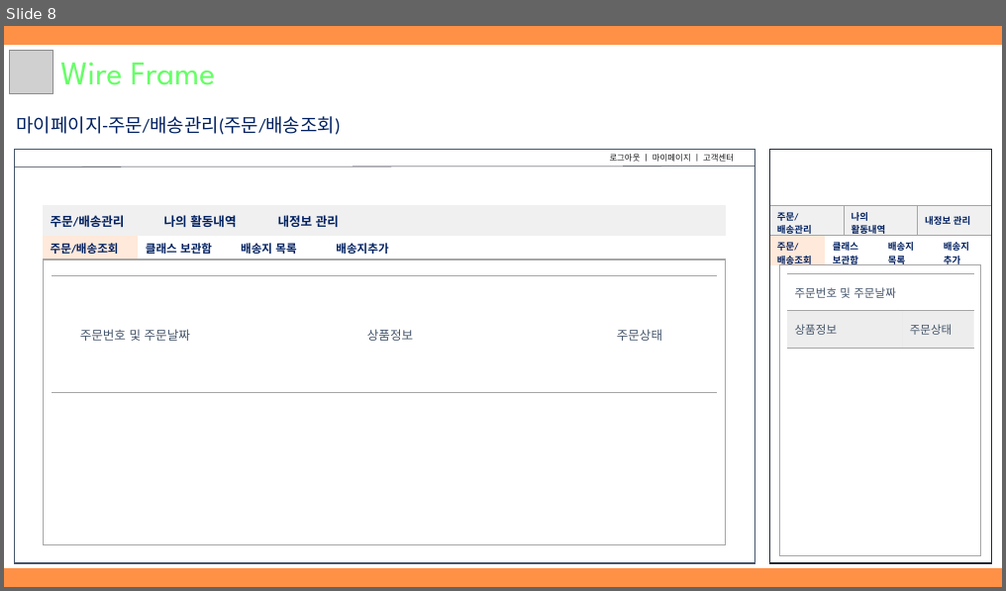
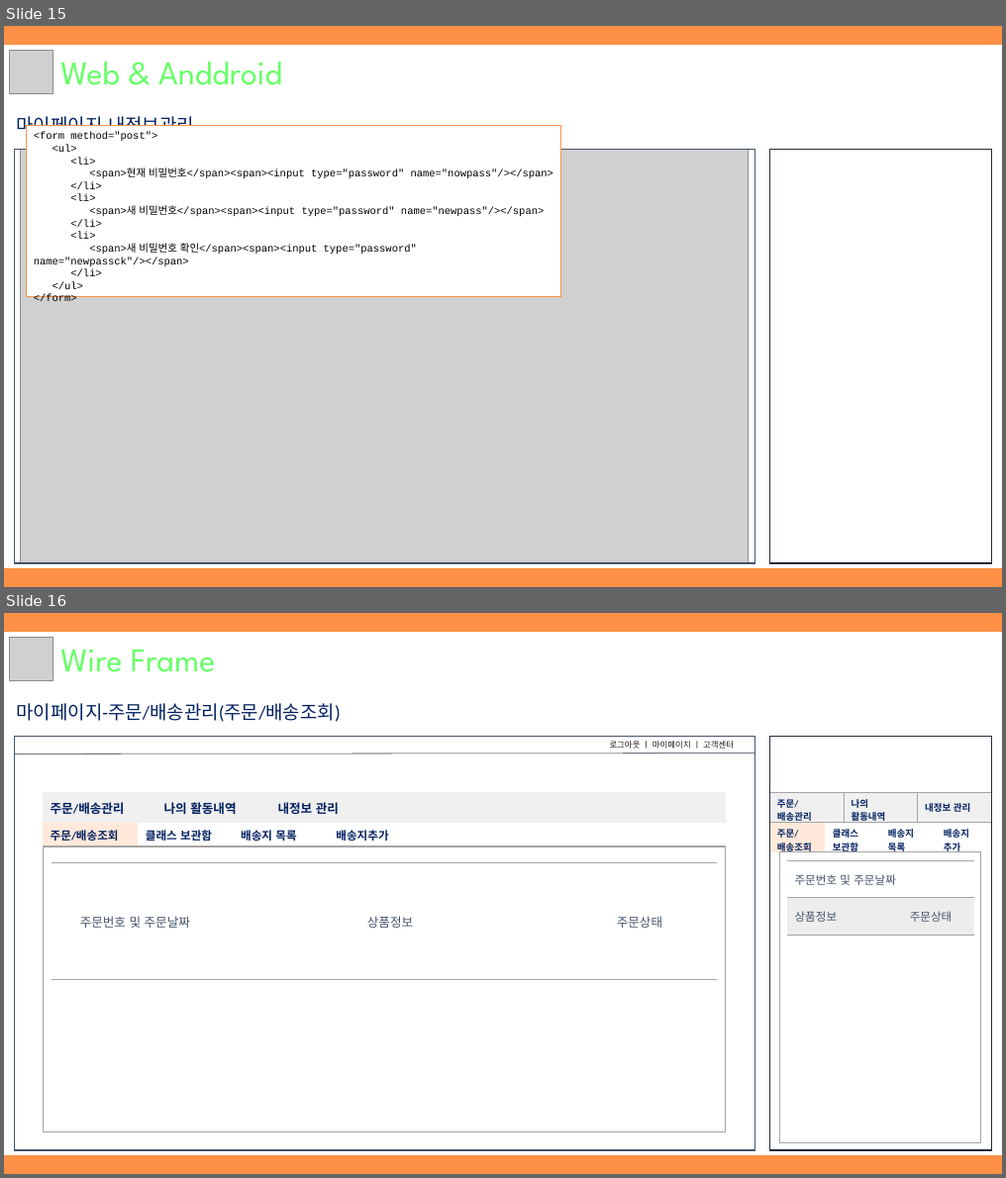
Before and after one commit to hhsw07/ezen-academy-projects, a slide deck: WebContent/cmk/document/3조 원데이클래스.pptx. Shown one above the other, each under a label of ours: slide 8 before the commit, slides 15 and 16 after it. The pictures are 1006x591 and 1006x1178 pixels, drawn with LibreOffice and Linux fonts; fonts in the diff are those of the drawing; grey boxes stand for pictures. Boxes give left, top, right and bottom in pixels: in the first picture for what was removed or moved away, otherwise in the second. Text is boxed around its words. In the diff, an @@ line names an element or a change of style, - is before the commit and + after.

```diff
--- a/WebContent/cmk/document/3조 원데이클래스.pptx
+++ b/WebContent/cmk/document/3조 원데이클래스.pptx
@@ slide 15 added at [4, 26, 1002, 587], background #FF9147 @@
@@ rectangle added at [4, 46, 1002, 568], fill #FFFFFF, outline #FFFFFF 1 pt @@
@@ picture added at [9, 50, 54, 94] @@
@@ text added at [60, 62, 282, 85], 32 pt, text #66FF66 @@
+Web & Anddroid
@@ text added at [16, 116, 194, 138], 18 pt, text #002060 @@
+마이페이지-내정보관리
@@ rectangle added at [27, 126, 561, 297], fill #FFFFFF, outline #FF9147 1 pt, 10 pt, text #000000 @@
+<form method="post">
+<ul>
+<li>
+<span>현재 비밀번호</span><span><input type="password" name="nowpass"/></span>
+</li>
+<li>
+<span>새 비밀번호</span><span><input type="password" name="newpass"/></span>
+</li>
+<li>
+<span>새 비밀번호 확인</span><span><input type="password" name="newpassck"/></span>
+</li>
+</ul>
+</form>
@@ rectangle added at [15, 150, 754, 564], outline #44546A 1 pt @@
@@ picture added at [21, 150, 748, 564] @@
@@ rectangle added at [770, 150, 991, 564], fill #FFFFFF, outline #222A35 1 pt @@
@@ what was slide 8 is now slide 16 @@
```
Also in this commit, not shown: 7 other slides added, 6 other files.
